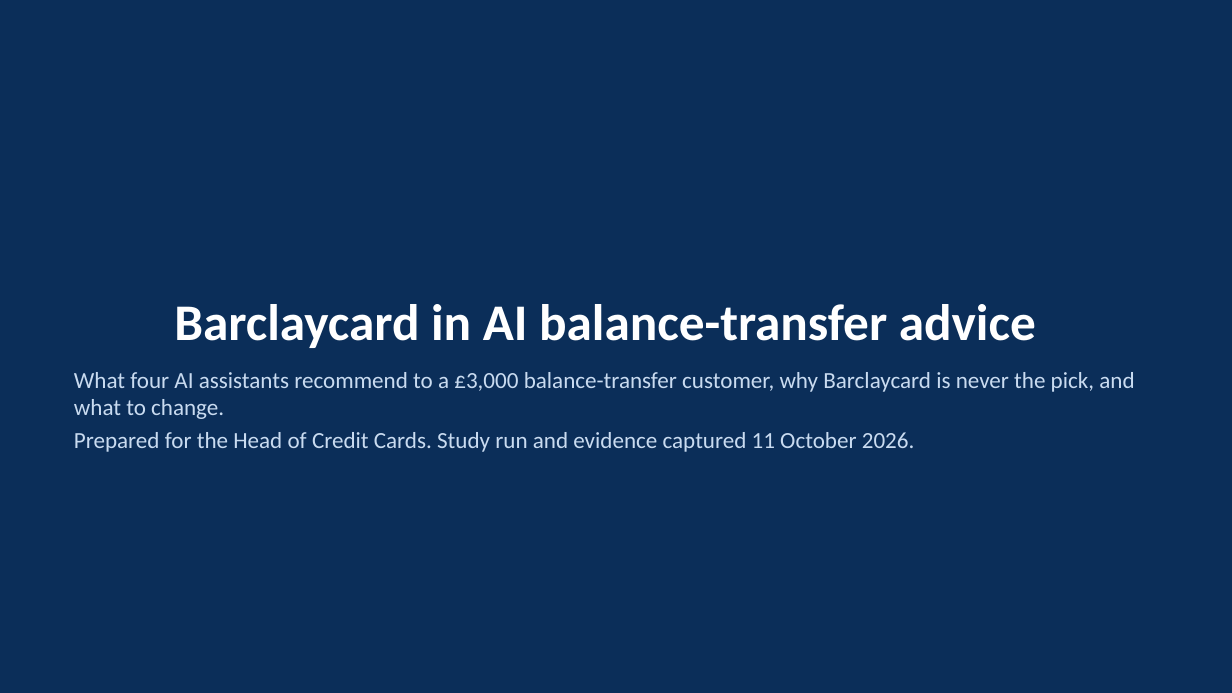
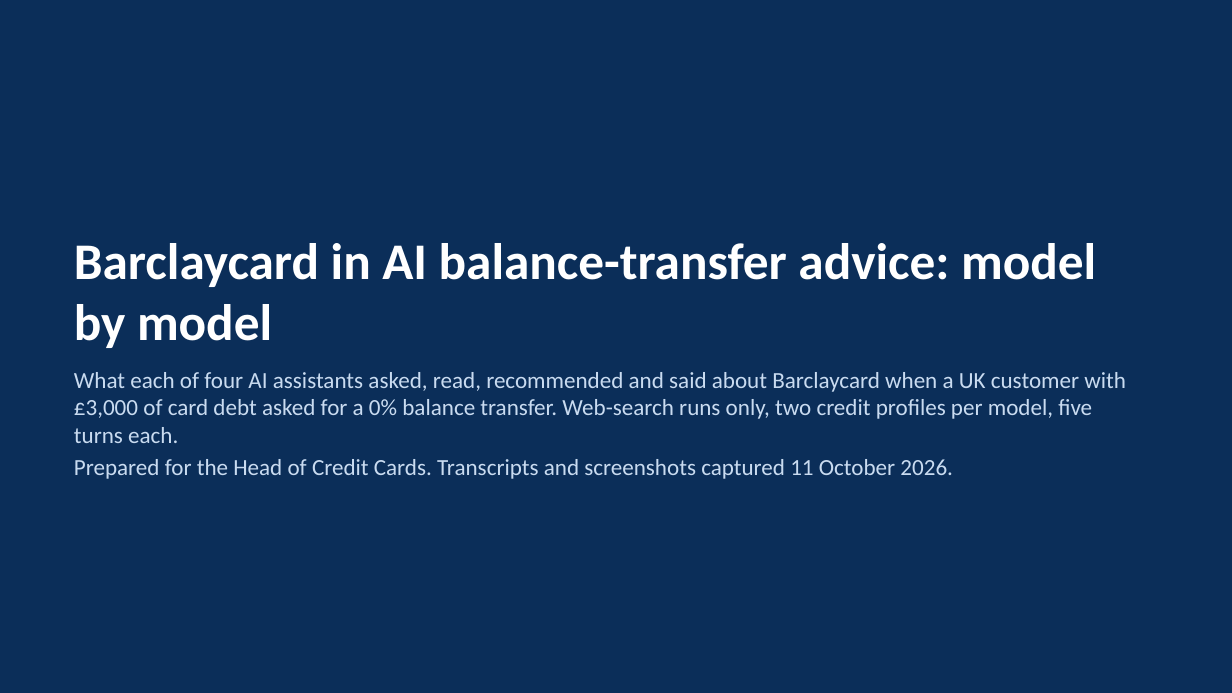
Before and after one commit to dsr001001/cc_yolo_project, a slide deck: slide 1 of Oct11_3pm/deck/Barclaycard_AI_search_study.pptx. Drawn at 1232x693 pixels with LibreOffice and Linux fonts; fonts in the diff are those of the drawing. Boxes give left, top, right and bottom in pixels: in the first picture for what was removed or moved away, otherwise in the second. Text is boxed around its words. In the diff, an @@ line names an element or a change of style, - is before the commit and + after.

```diff
--- a/Oct11_3pm/deck/Barclaycard_AI_search_study.pptx
+++ b/Oct11_3pm/deck/Barclaycard_AI_search_study.pptx
@@ title at (x1=74, y1=243, x2=1096, y2=348): text changed @@
-Barclaycard in AI balance-transfer advice
+Barclaycard in AI balance-transfer advice: model by model
@@ text at (x1=74, y1=372, x2=1126, y2=479): text changed @@
-What four AI assistants recommend to a £3,000 balance-transfer customer, why Barclaycard is never the pick, and what to change.
-Prepared for the Head of Credit Cards. Study run and evidence captured 11 October 2026.
+What each of four AI assistants asked, read, recommended and said about Barclaycard when a UK customer with £3,000 of card debt asked for a 0% balance transfer. Web-search runs only, two credit profiles per model, five turns each.
+Prepared for the Head of Credit Cards. Transcripts and screenshots captured 11 October 2026.
```
Also in this commit, not shown: 3 other slides changed, 25 slides added, 16 slides removed, 1 other file.
